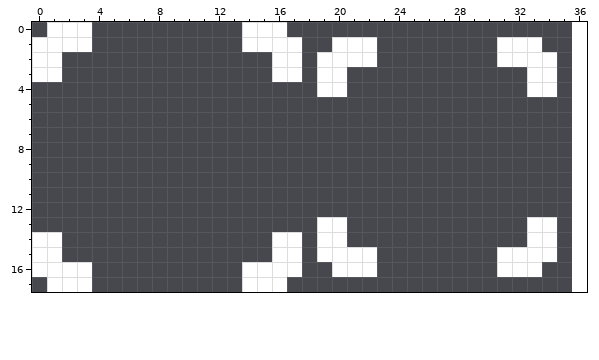
Pixel-art sprite -- Assets/Sprites/UI/Board/select-anim.png. This is how it looked before the edit.
The file is 36x18 pixels. The old version is drawn lined up with the new one, on the new canvas.
Now the later version:
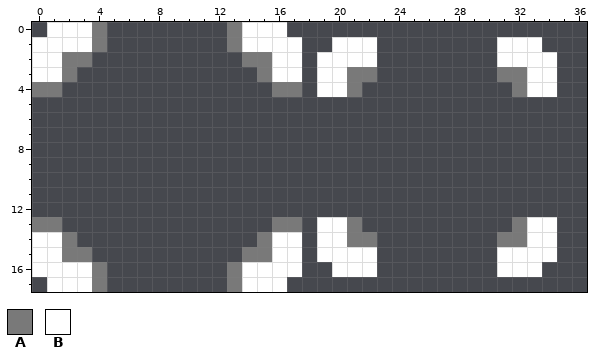
Palette (. is transparent): A #797979  B #ffffff
Commit: added new tile select indicator animation with outline
The edit:
{"change": "canvas 36x18 -> 37x18"}
{"y":0,"x":4,"old":".","new":"A"}
{"y":0,"x":13,"old":".","new":"A"}
{"y":1,"x":4,"old":".","new":"A"}
{"y":1,"x":13,"old":".","new":"A"}
{"y":2,"x":2,"old":"..","new":"AA"}
{"y":2,"x":14,"old":"..","new":"AA"}
{"y":3,"x":2,"old":".","new":"A"}
{"y":3,"x":15,"old":".","new":"A"}
{"y":3,"x":21,"old":"..","new":"AA"}
{"y":3,"x":31,"old":"..","new":"AA"}
{"y":4,"x":0,"old":"..","new":"AA"}
{"y":4,"x":16,"old":"..","new":"AA"}
{"y":4,"x":21,"old":".","new":"A"}
{"y":4,"x":32,"old":".","new":"A"}
{"y":13,"x":0,"old":"..","new":"AA"}
{"y":13,"x":16,"old":"..","new":"AA"}
{"y":13,"x":21,"old":".","new":"A"}
{"y":13,"x":32,"old":".","new":"A"}
{"y":14,"x":2,"old":".","new":"A"}
{"y":14,"x":15,"old":".","new":"A"}
{"y":14,"x":21,"old":"..","new":"AA"}
{"y":14,"x":31,"old":"..","new":"AA"}
{"y":15,"x":2,"old":"..","new":"AA"}
{"y":15,"x":14,"old":"..","new":"AA"}
{"y":16,"x":4,"old":".","new":"A"}
{"y":16,"x":13,"old":".","new":"A"}
{"y":17,"x":4,"old":".","new":"A"}
{"y":17,"x":13,"old":".","new":"A"}
{"label":"added","picture_box":[32,22,107,97]}
{"label":"added","picture_box":[227,22,302,97]}
{"label":"added","picture_box":[347,67,377,97]}
{"label":"added","picture_box":[497,67,527,97]}
{"label":"added","picture_box":[32,217,107,292]}
{"label":"added","picture_box":[227,217,302,292]}
{"label":"added","picture_box":[347,217,377,247]}
{"label":"added","picture_box":[497,217,527,247]}
